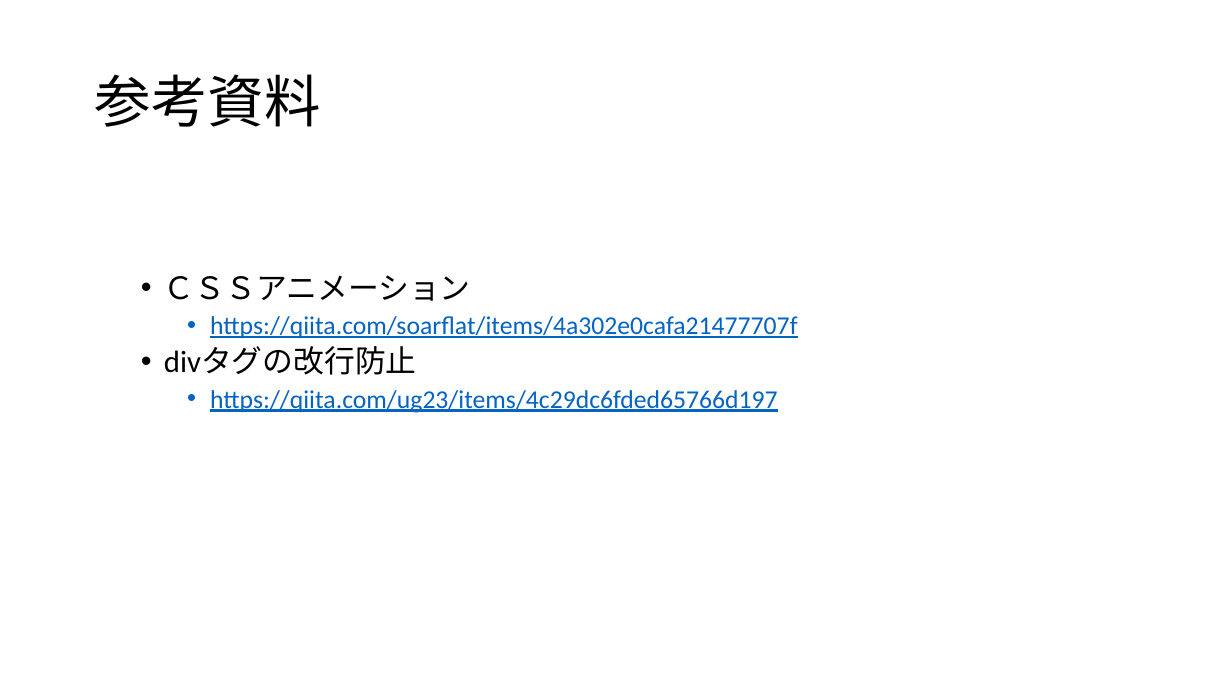
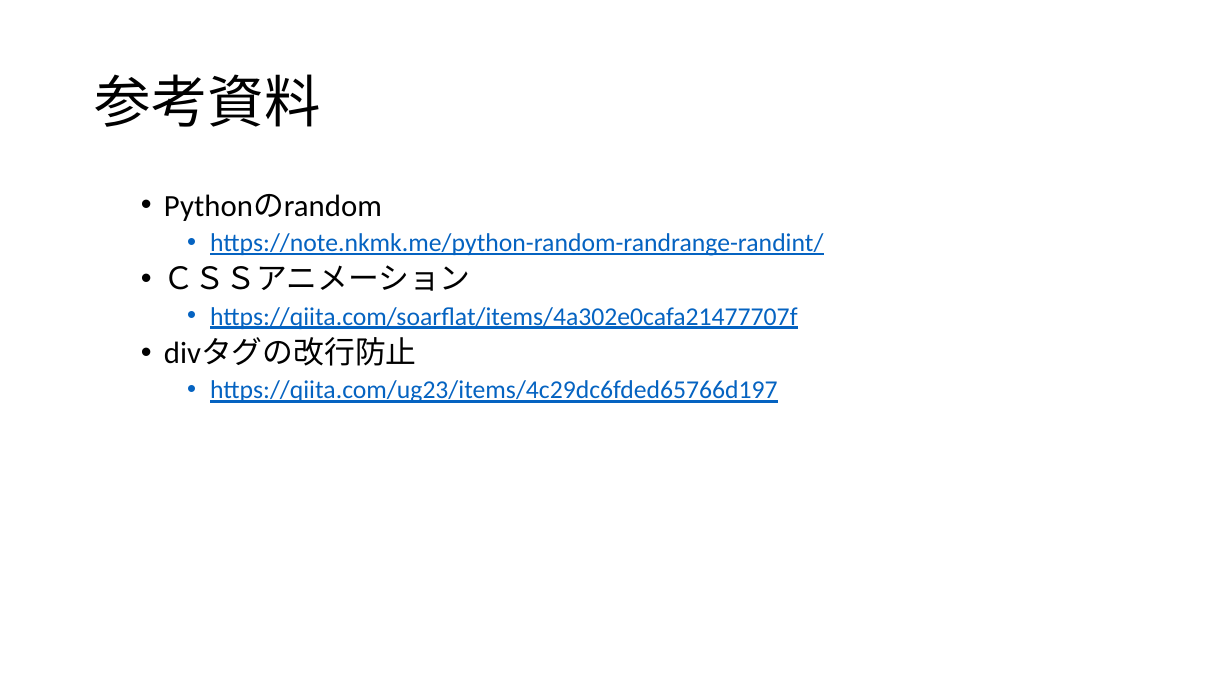
Before and after one commit to YT6052/omikuji, a slide deck: slide 4 of OmikujiPowerpoint.pptx. Drawn at 1232x693 pixels with LibreOffice and Linux fonts; fonts in the diff are those of the drawing. Boxes give left, top, right and bottom in pixels: in the first picture for what was removed or moved away, otherwise in the second. Text is boxed around its words. In the diff, an @@ line names an element or a change of style, - is before the commit and + after.

```diff
--- a/OmikujiPowerpoint.pptx
+++ b/OmikujiPowerpoint.pptx
@@ text at (x1=164, y1=194, x2=823, y2=256): paragraphs added @@
+  • Pythonのrandom
+    • https://note.nkmk.me/python-random-randrange-randint/
```
Also in this commit, not shown: 1 other slide changed.
